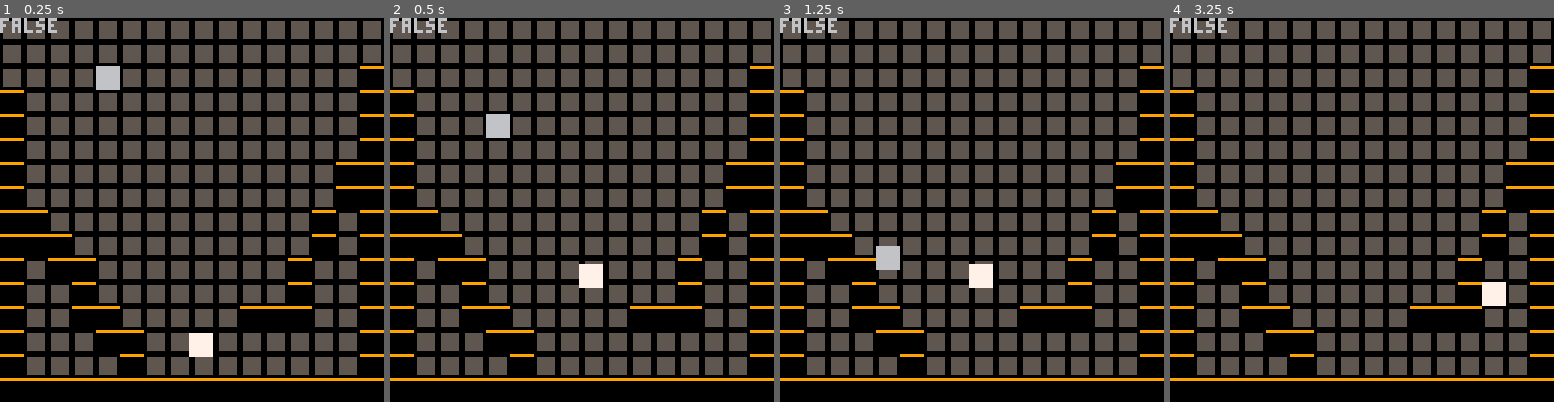
Above: before the commit, frames 1-4 (left to right).
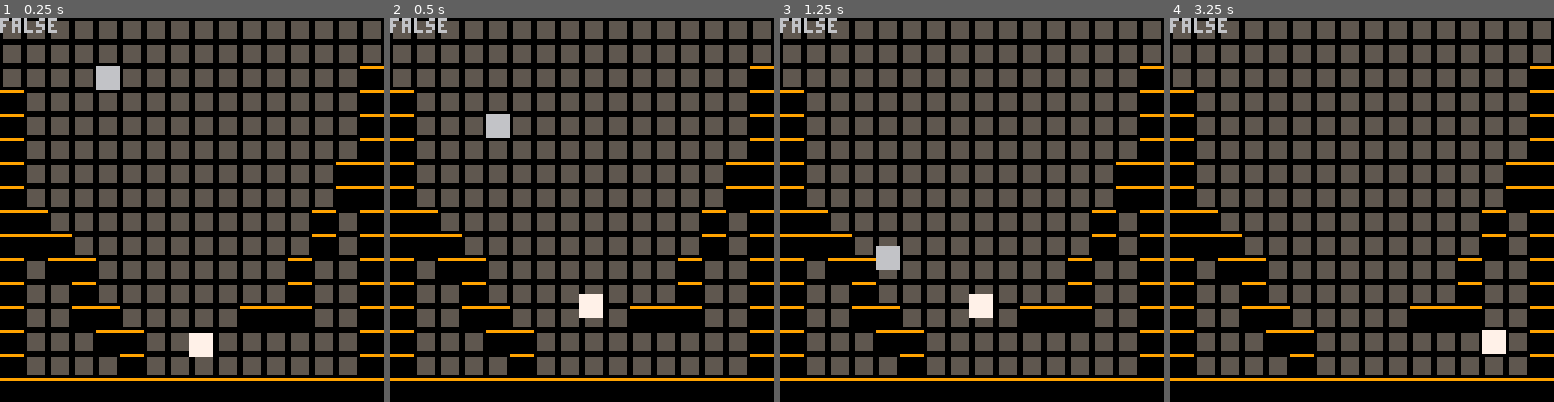
Above: after the commit, the same moments.

Repository: alstonStone/pico8_T-Jump
Game: PICO-8 cartridge t-jump.p8
Two runs of this game, one before a commit and one after it. Both use one fixed random seed, a clock stepped at 60 frames per second and the inputs below.
Inputs:
- Up to frame 1 (0.25 s): no input
- Up to frame 2 (0.5 s): tap X (X key) at 0.33 s
- Up to frame 3 (1.25 s): tap X (X key) at 1.07 s
- Up to frame 4 (3.25 s): hold Right 1.6-2.1 s; tap X (X key) at 1.85, 2.97 s; hold Right 2.47-3.03 s; hold Left from 3.08 s (still down)

Frame 1 is identical in both runs. In frame 2, 0.8% of the frame differs, in the area x 49-56%, y 64-79%; in frame 3, 0.8%; in frame 4, 0.8%.

Commit message:
Adjusted jump feel
I lowered the jump height so that you can jump two blocks high. I also changed it to only read button presses instead of conctantly polling the jump button. Jumping around felt too easy because you could just hold down jump and there wasnt any stress.

Diff:
--- a/t-jump.p8
+++ b/t-jump.p8
@@ -81,7 +81,7 @@
 	plr.slow=1
 	plr.max_speed=4
 	plr.jump=0
-	plr.jump_str=12
+	plr.jump_str=10
 	plr.is_gnd=false
 end
 
@@ -140,7 +140,7 @@
 function get_input()
 	if (btn(⬅️)) plr.dx-=plr.speed
 	if (btn(➡️)) plr.dx+=plr.speed
-	if plr.is_gnd and (btn(❎)) then
+	if plr.is_gnd and (btnp(❎)) then
 		plr.dy= -plr.jump_str
 	end
 end
